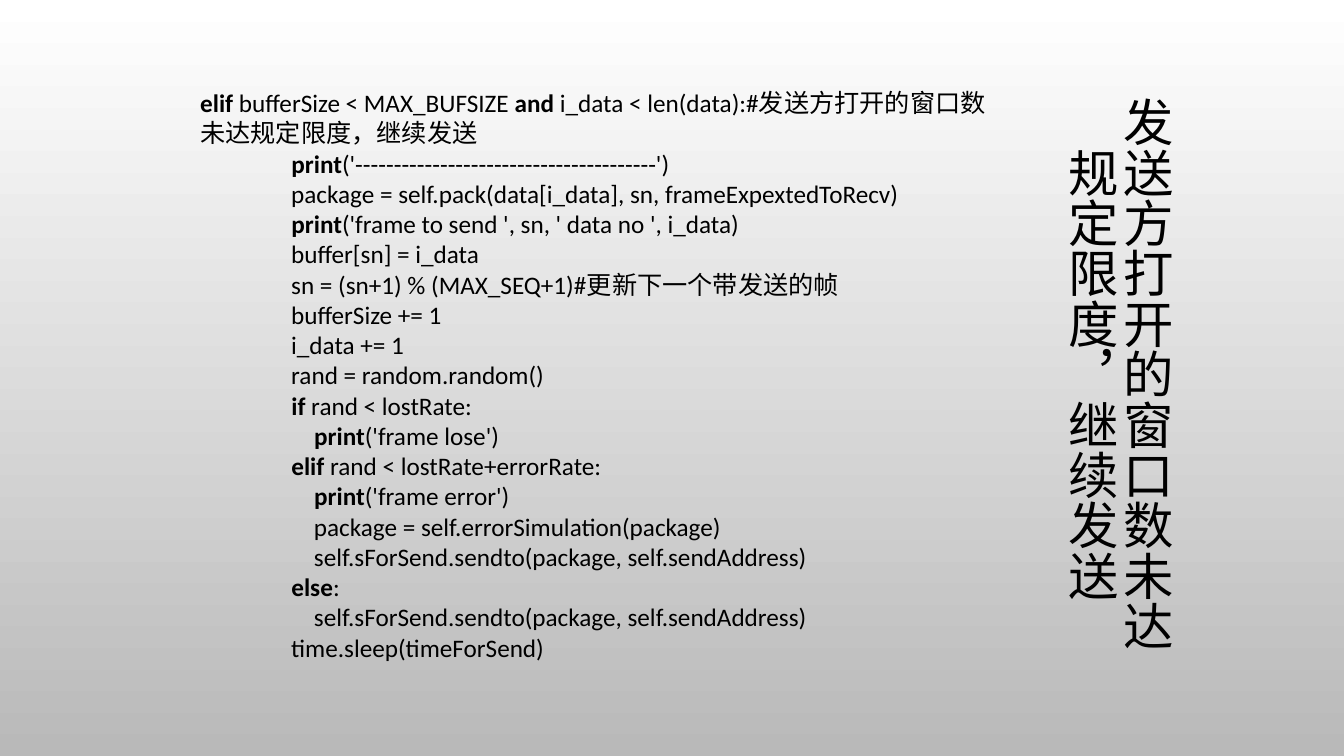
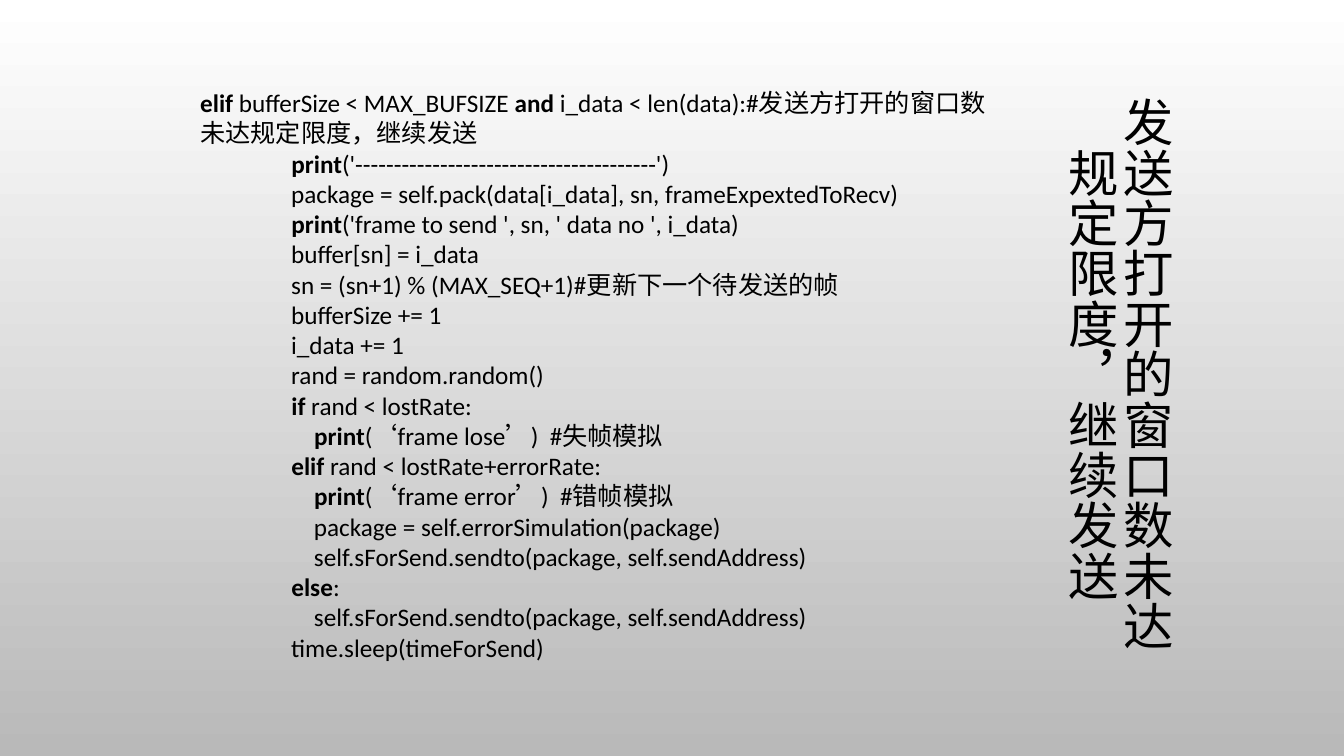
Before and after one commit to Tim-xiaofan/computer_network, a slide deck: slide 26 of python/ppt/ppt-chapter3.pptx (slide 27 before the commit). Drawn at 1344x756 pixels with LibreOffice and Linux fonts; fonts in the diff are those of the drawing; background and template pictures are left out. Boxes give left, top, right and bottom in pixels: in the first picture for what was removed or moved away, otherwise in the second. Text is boxed around its words. In the diff, an @@ line names an element or a change of style, - is before the commit and + after.

```diff
--- a/python/ppt/ppt-chapter3.pptx
+++ b/python/ppt/ppt-chapter3.pptx
@@ text at bbox=[291, 273, 839, 298]: text changed @@
-sn = (sn+1) % (MAX_SEQ+1)#更新下一个带发送的帧
+sn = (sn+1) % (MAX_SEQ+1)#更新下一个待发送的帧
@@ text at bbox=[314, 424, 663, 449]: text changed @@
-print('frame lose')
+print(‘frame lose’) #失帧模拟
@@ text at bbox=[314, 485, 673, 509]: text changed @@
-print('frame error')
+print(‘frame error’) #错帧模拟
```
Also in this commit, not shown: 9 other slides changed, 6 slides added, 5 slides removed.
